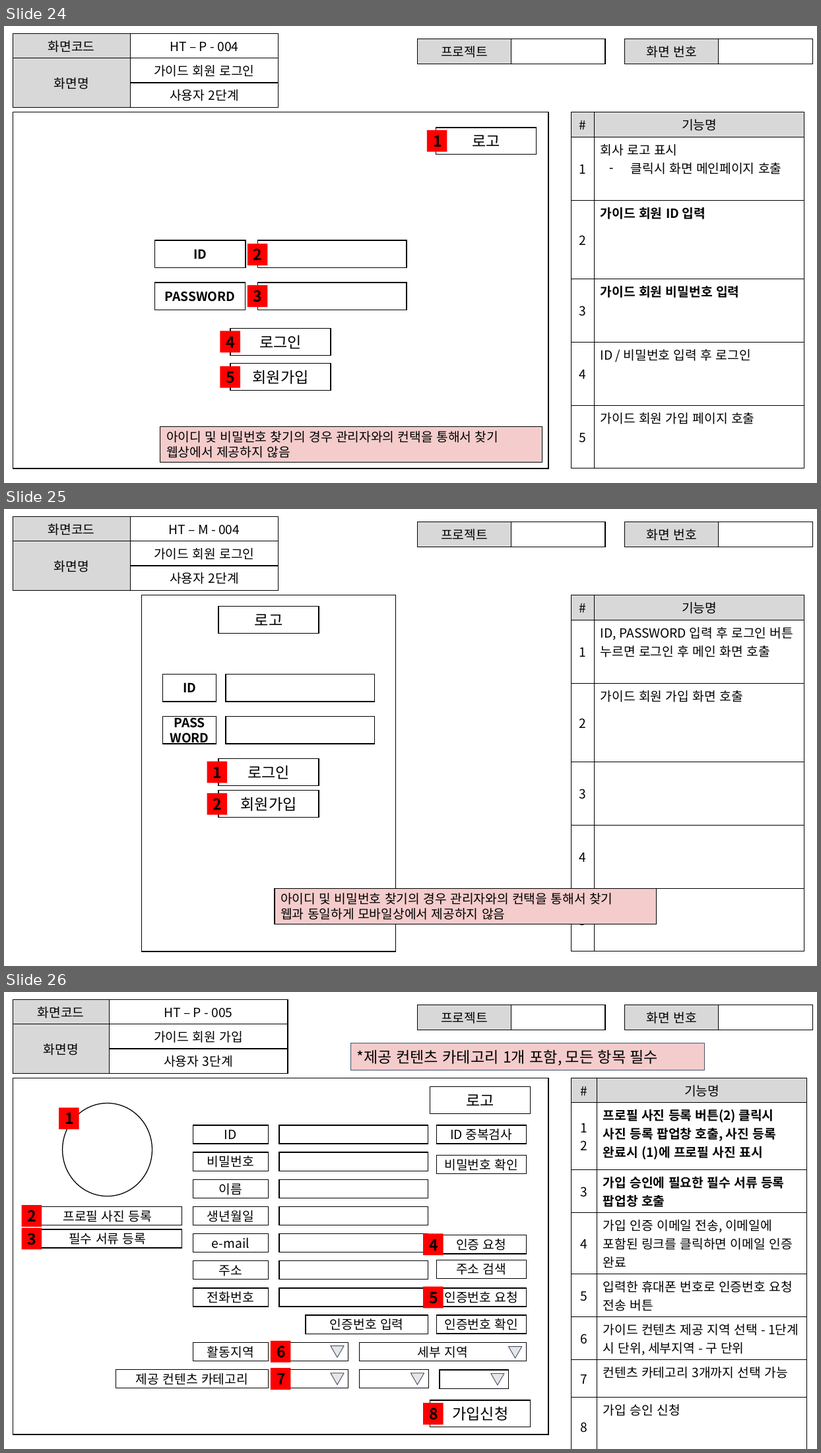
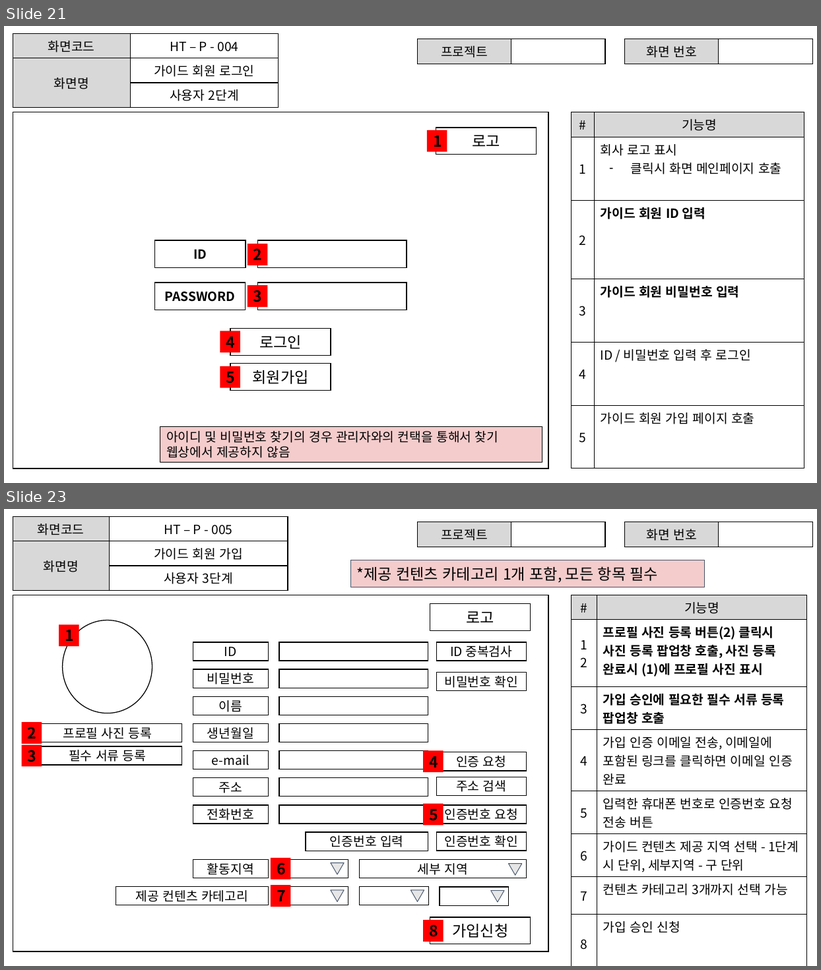
Before and after one commit to ezenteam2/TripMate, a slide deck: 2조 project02.pptx. Shown one above the other, each under a label of ours: slides 24, 25 and 26 before the commit, slides 21 and 23 after it; the slides between them are not shown. The pictures are 821x1453 and 821x970 pixels, drawn with LibreOffice and Linux fonts; fonts in the diff are those of the drawing. Boxes give left, top, right and bottom in pixels: in the first picture for what was removed or moved away, otherwise in the second. Text is boxed around its words. In the diff, an @@ line names an element or a change of style, - is before the commit and + after.

```diff
--- a/2조 project02.pptx
+++ b/2조 project02.pptx
@@ slide 25 removed at bbox=[4, 509, 817, 966], background #FFFFFF @@
@@ table removed at bbox=[13, 517, 279, 587], 3 rows, 2 columns @@
-화면코드 | HT – M - 004
-화면명 | 가이드 회원 로그인
- | 사용자 2단계
@@ table removed at bbox=[418, 522, 605, 544], 1 rows, 2 columns @@
-프로젝트 | 
@@ table removed at bbox=[625, 522, 813, 544], 1 rows, 2 columns @@
-화면 번호 | 
@@ rectangle removed at bbox=[142, 595, 396, 952] @@
@@ rectangle removed at bbox=[218, 607, 319, 634] @@
-로고
@@ table removed at bbox=[572, 595, 805, 952], 6 rows, 2 columns @@
-# | 기능명
-1 | ID, PASSWORD 입력 후 로그인 버튼 누르면 로그인 후 메인 화면 호출
-2 | 가이드 회원 가입 화면 호출
-3 | 
-4 | 
-5 | 
@@ rectangle removed at bbox=[163, 674, 217, 702] @@
-ID
@@ rectangle removed at bbox=[226, 674, 375, 702] @@
@@ rectangle removed at bbox=[163, 716, 217, 744] @@
-PASSWORD
@@ rectangle removed at bbox=[226, 716, 375, 744] @@
@@ rectangle removed at bbox=[207, 762, 227, 783] @@
-1
@@ rectangle removed at bbox=[218, 759, 319, 786] @@
-로그인
@@ rectangle removed at bbox=[207, 793, 227, 815] @@
-2
@@ rectangle removed at bbox=[218, 791, 319, 818] @@
-회원가입
@@ rectangle removed at bbox=[275, 889, 657, 924] @@
-아이디 및 비밀번호 찾기의 경우 관리자와의 컨택을 통해서 찾기
-웹과 동일하게 모바일상에서 제공하지 않음
@@ what was slide 24 is now slide 21 @@
@@ what was slide 26 is now slide 23 @@
```
Also in this commit, not shown: 1 slide changed, 2 slides added, 15 other slides removed, 4 other files.
